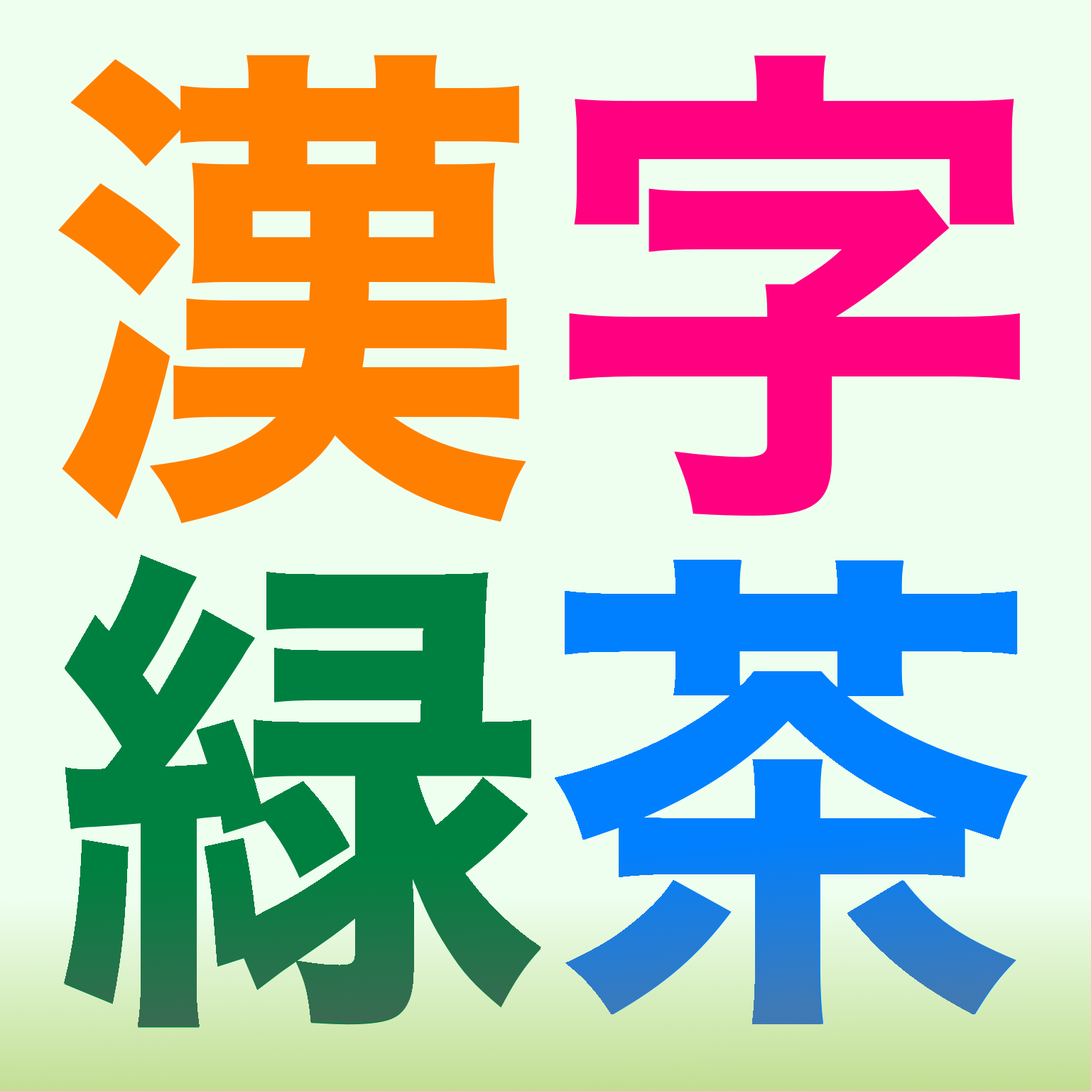
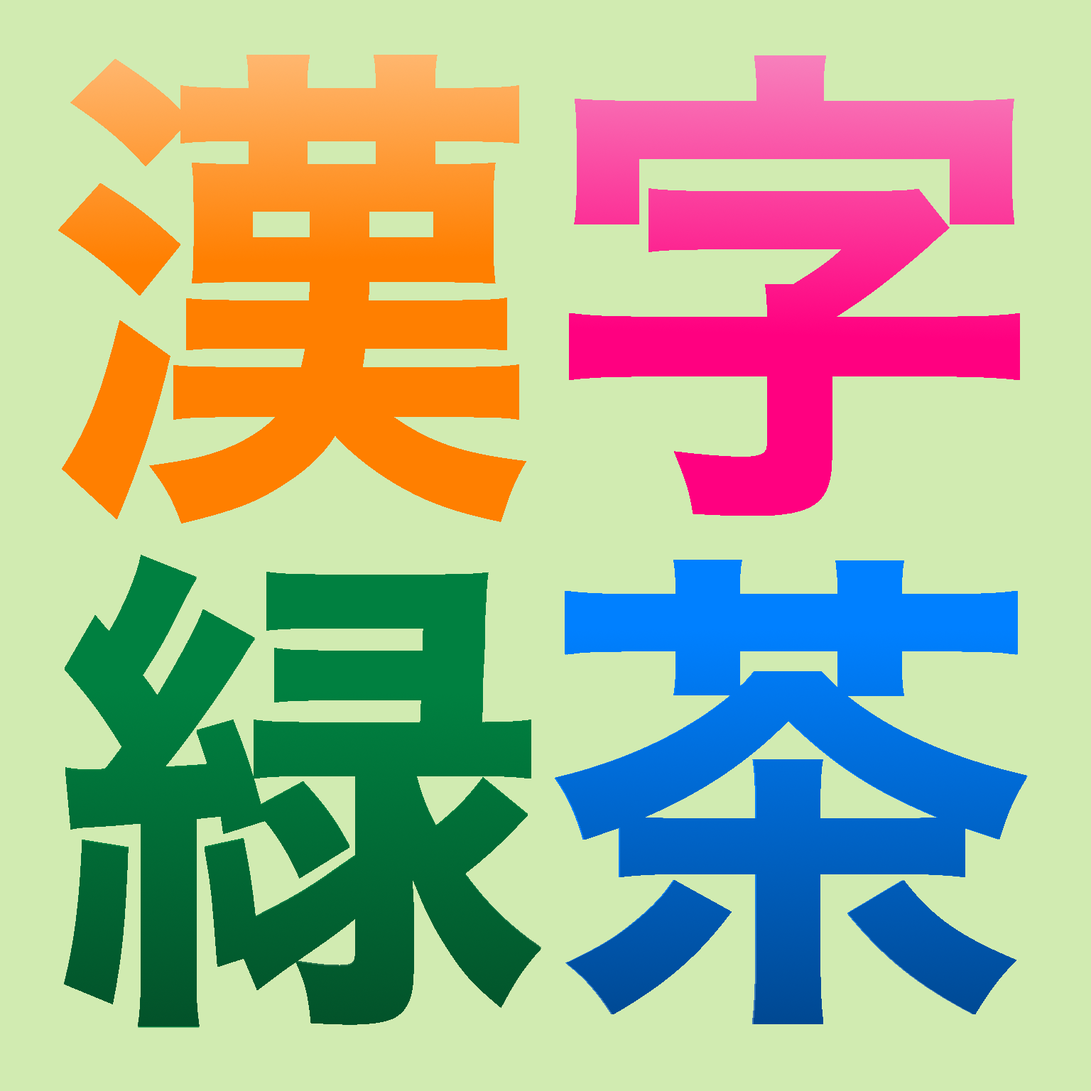
Layer changes from the first 1091 × 1091 image to the second:
painted on "Clipboard #1" over [556, 559, 1027, 1025]
painted on "Clipboard" over [63, 572, 542, 1027]
added layer "Layer #1" above "字" over [569, 55, 1021, 516]
added layer "Layer #2" above "漢" over [58, 54, 527, 524]
added layer "Layer" above "Background" over [0, 0, 1091, 1091]
hid "Background" over [0, 0, 1091, 1091]
